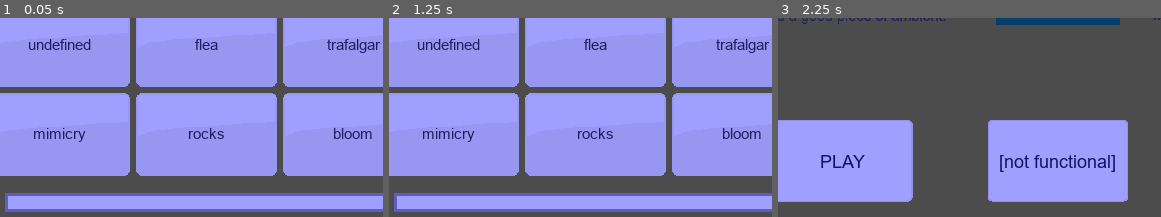
Above: before the commit, frames 1-3 (left to right).
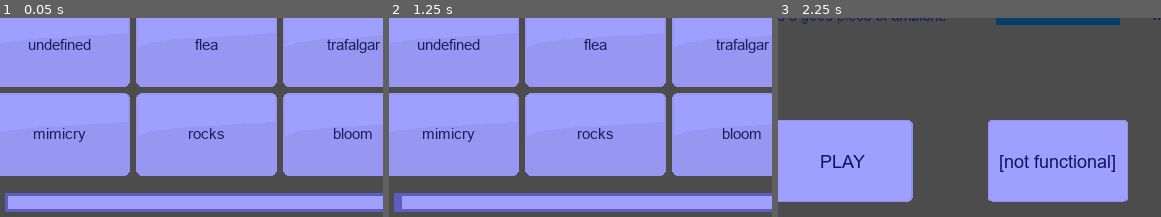
Above: after the commit, the same moments.

Repository: syntaxGarden/Only-connect-wall-Godot
Game: Godot game, scene res://the_wall.tscn
The game is run twice, just before and just after one commit, with the same random seed, the same clock (stepped at 60 frames per second) and the same inputs. This scene is started directly instead of the project's main scene. Sound files missing from this copy of the repository are replaced by a short silence.
Inputs (mouse positions are % of the whole screen's width and height, from its top left):
- Up to frame 1 (0.05 s): no input
- Up to frame 2 (1.25 s): tap Enter at 0.5 s; move the mouse to (61, 57) at 0.52 s; tap Space (confirm) at 0.6 s
- Up to frame 3 (2.25 s): tap Space (confirm) at 1.25, 1.35, 2 s; move the mouse to (80, 34) at 1.27 s; move the mouse to (42, 12) at 2.02 s; hold Backspace (go_back) from 2.03 s (still down); click (42, 12) at 2.1 s
The pictures show only the part of the screen within x 15-65%, y 50-100%; the shares and areas given below are measured in that part.

Frame 1 is identical in both runs. In frame 2, less than 0.1% of the frame differs, in the area x 2-4%, y 89-96%; in frame 3, nothing differs.

Commit message:
Update the_wall.gd
Adding a single line

Diff:
--- a/project folder/the_wall.gd
+++ b/project folder/the_wall.gd
@@ -13,6 +13,7 @@
 var tries_left = 3
 
 func _ready():
+	$AnimationPlayer.play("timer") #Later possibly add an option to turn ff the time limit and the 3 tries
 	$buttonArea.visible = false
 	$"/root/Global".game_state = 0
 	$"/root/Global".solved = []
